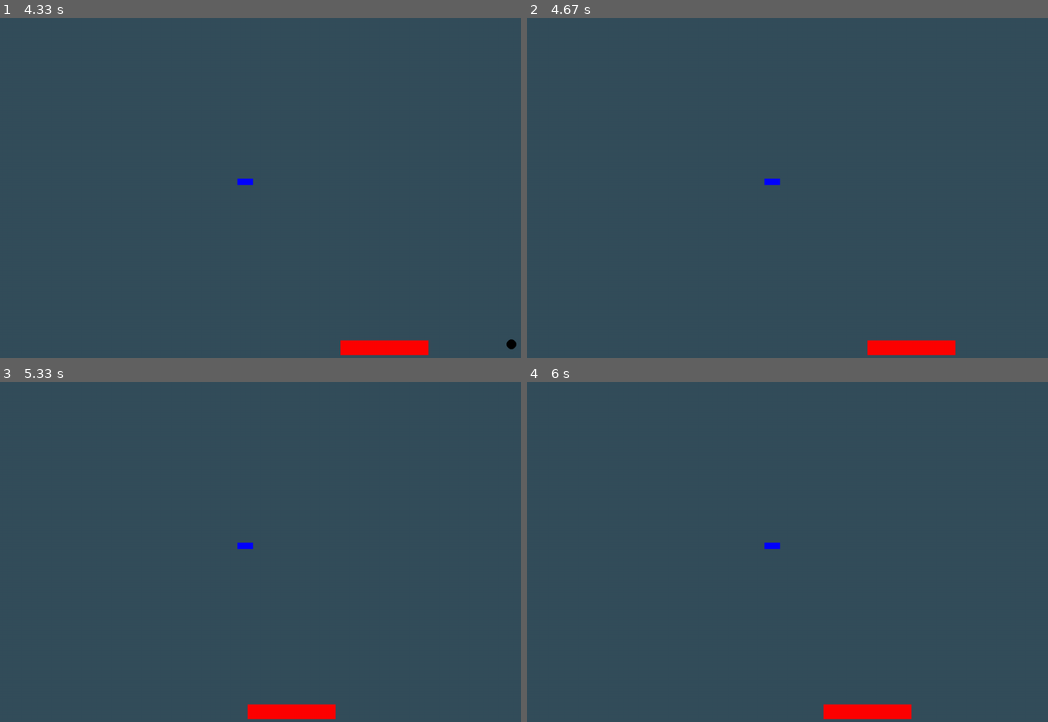
Above: before the commit, frames 1-4 (two rows, left to right).
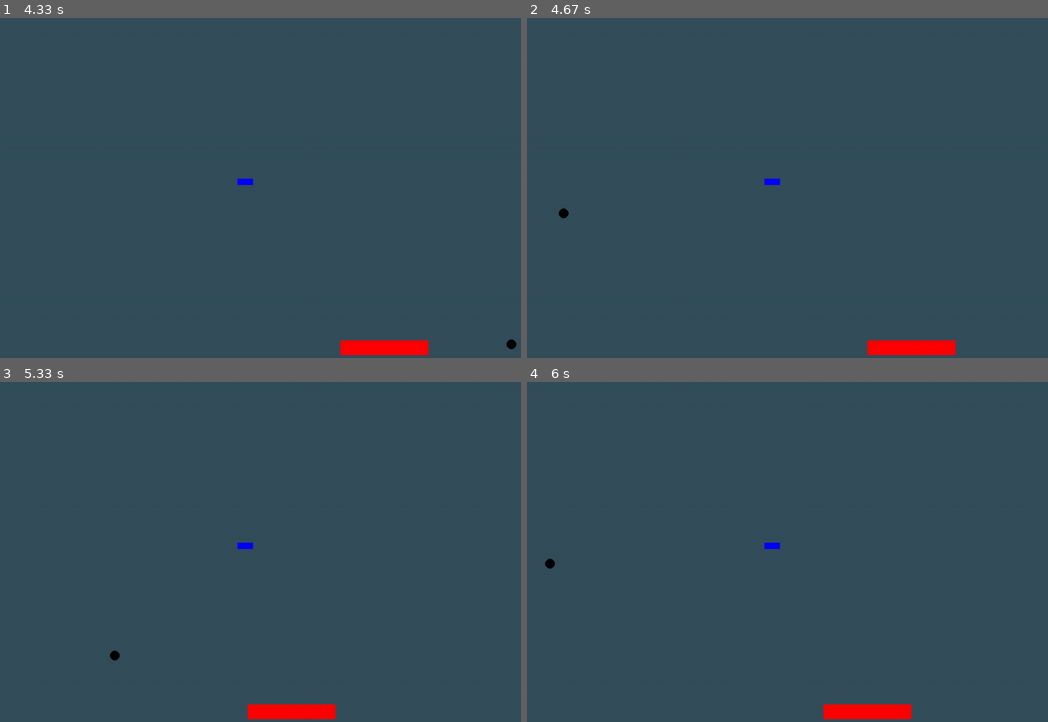
Above: after the commit, the same moments.

Repository: devpersi/breakout-pygame
Game: pygame game, started from source/main.py
Two runs of this game, one before a commit and one after it. Both use one fixed random seed, a clock stepped at 60 frames per second and the inputs below.
Inputs:
- Up to frame 1 (4.33 s): hold D 0.33-0.8 s; hold D 0.83-1.3 s; hold A 1.33-1.87 s; hold A 1.9-2.3 s; hold D 2.33-2.97 s; hold A 3-3.47 s; hold D 3.5-3.97 s; hold D from 4 s (still down)
- Up to frame 2 (4.67 s): release D at 4.47 s; hold A from 4.5 s (still down)
- Up to frame 3 (5.33 s): release A at 5.03 s; hold A from 5.07 s (still down)
- Up to frame 4 (6 s): release A at 5.47 s; hold D from 5.5 s (still down)

Frame 1 is identical in both runs. In frame 2, less than 0.1% of the frame differs, in the area x 6-8%, y 56-59%; in frame 3, less than 0.1%, in the area x 21-24%, y 78-83%; in frame 4, less than 0.1%.

Commit message:
reset ball position when hitting the bottom

Diff:
--- a/source/main.py
+++ b/source/main.py
@@ -61,6 +61,13 @@
     ball.x += BALL_SPEED * BALL_VELOCITY_X
     ball.y += BALL_SPEED * BALL_VELOCITY_Y
 
+    # Reset when hitting the bottom
+    if ball.centery > SCREEN_SIZE[1] - BALL_RADIUS:
+        ball.x = BALL_HOME_SPAWN_LOCATION[0]
+        ball.y = BALL_HOME_SPAWN_LOCATION[1]
+        ball.x += BALL_SPEED * BALL_VELOCITY_X
+        ball.y += BALL_SPEED * BALL_VELOCITY_Y
+
     # Reflect the ball when it reaches a side wall
     if ball.centerx < BALL_RADIUS or ball.centerx > SCREEN_SIZE[0] - BALL_RADIUS:
         BALL_VELOCITY_X = -BALL_VELOCITY_X
